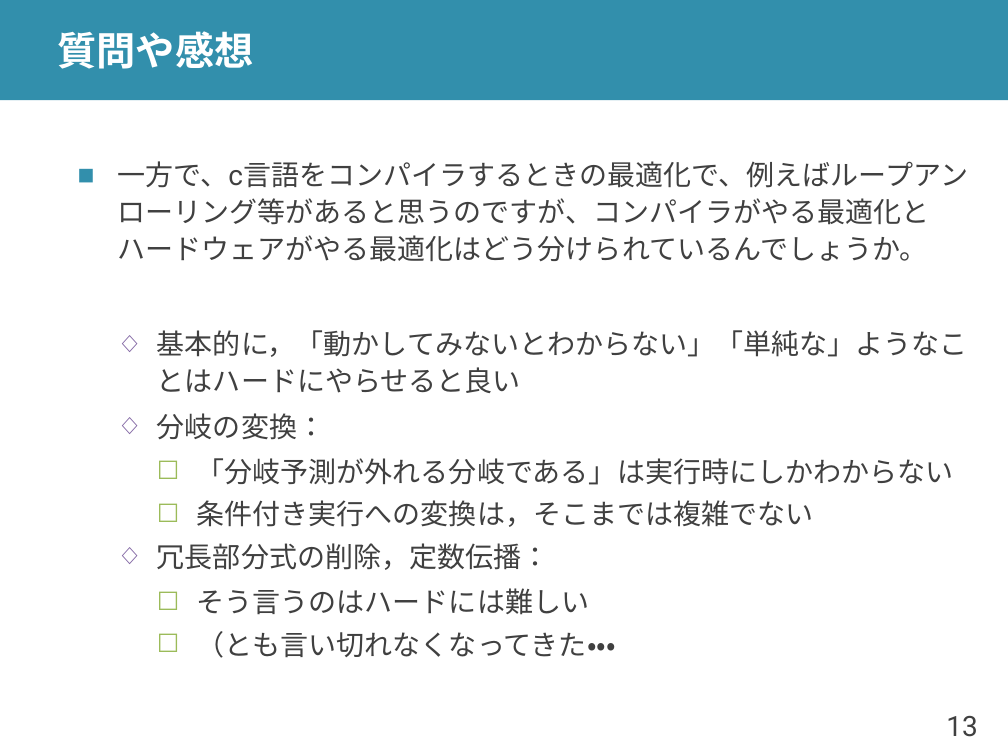
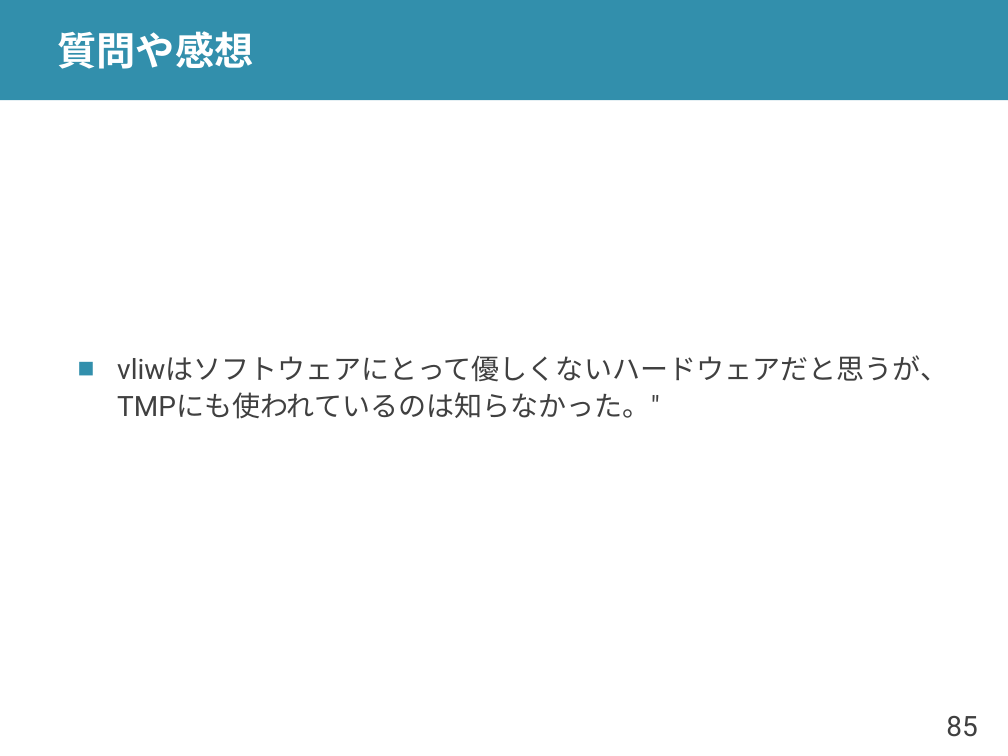
Before and after one commit to shioyadan/advanced-computer-organization, a slide deck: slide 85 of aco-shioya-09.pptx (slide 13 before the commit). Drawn at 1008x756 pixels with LibreOffice and Linux fonts; fonts in the diff are those of the drawing. Boxes give left, top, right and bottom in pixels: in the first picture for what was removed or moved away, otherwise in the second. Text is boxed around its words. In the diff, an @@ line names an element or a change of style, - is before the commit and + after.

```diff
--- a/aco-shioya-09.pptx
+++ b/aco-shioya-09.pptx
@@ text at box(117, 355, 948, 419): text changed @@
-■ 一方で、c言語をコンパイラするときの最適化で、例えばループアンローリング等があると思うのですが、コンパイラがやる最適化とハードウェアがやる最適化はどう分けられているんでしょうか。
-  ◇ 基本的に，「動かしてみないとわからない」「単純な」ようなことはハードにやらせると良い
-  ◇ 分岐の変換：
-    ☐ 「分岐予測が外れる分岐である」は実行時にしかわからない
-    ☐ 条件付き実行への変換は，そこまでは複雑でない
-  ◇ 冗長部分式の削除，定数伝播：
-    ☐ そう言うのはハードには難しい
-    ☐ （とも言い切れなくなってきた・・・
+■ vliwはソフトウェアにとって優しくないハードウェアだと思うが、TMPにも使われているのは知らなかった。"
@@ page number at box(946, 716, 977, 737): text changed @@
-13
+85
```
Also in this commit, not shown: 27 other slides changed, 2 slides added, 8 slides removed, 1 other file.
